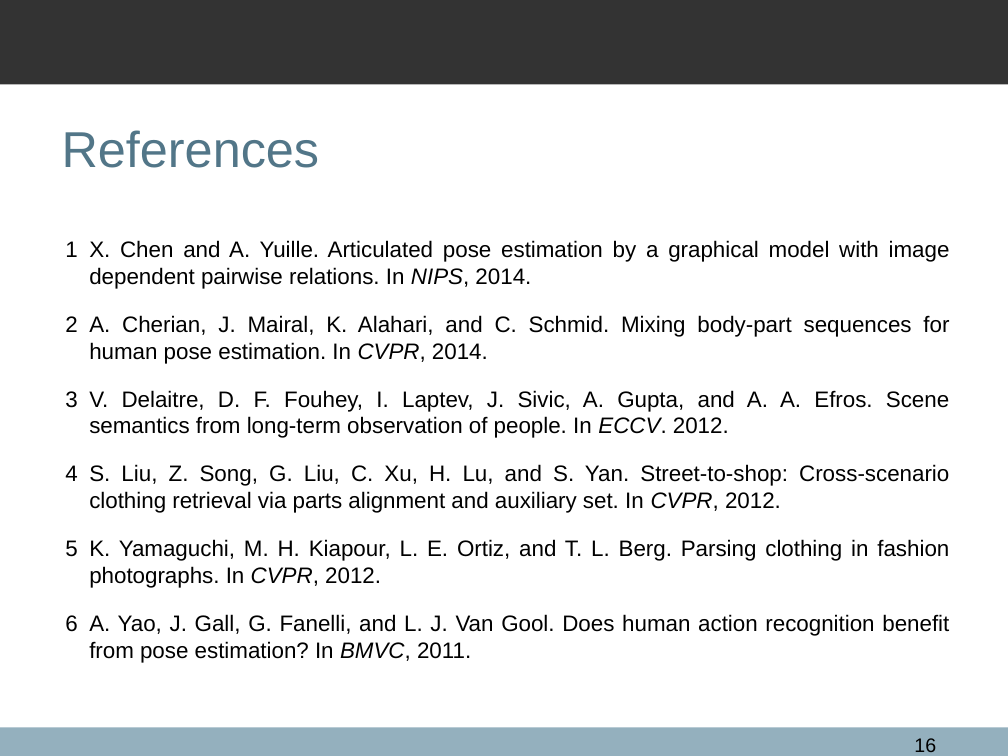
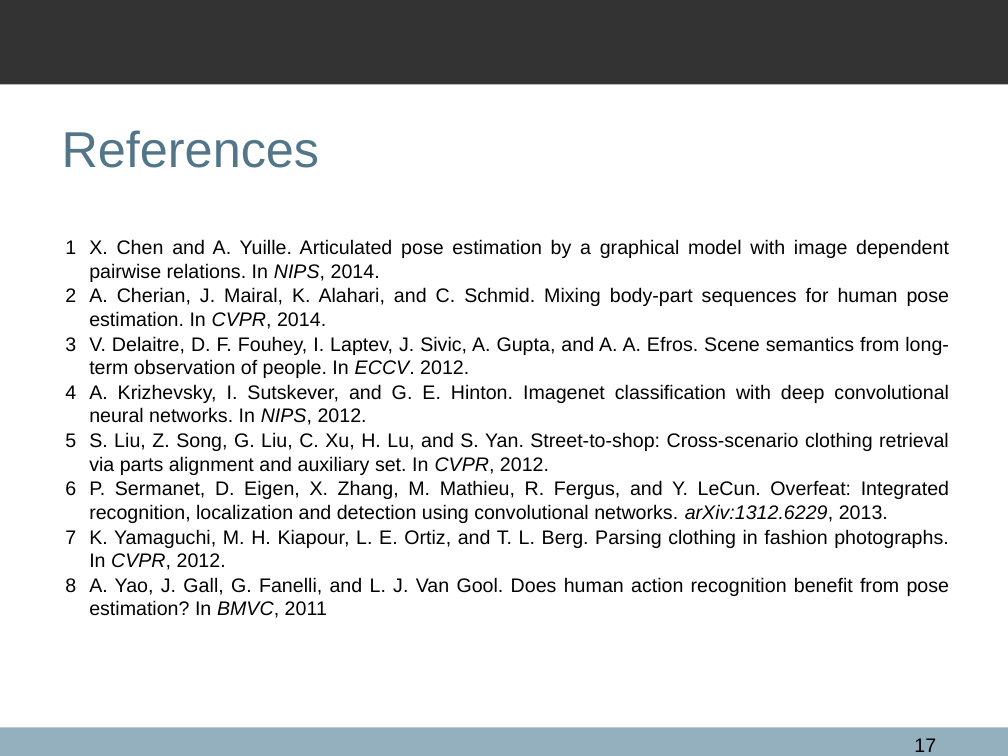
Before and after one commit to qxcv/comp2560, a slide deck: slide 17 of presentation/presentation.odp (slide 16 before the commit). Drawn at 1008x756 pixels with LibreOffice and Linux fonts; fonts in the diff are those of the drawing; background and template pictures are left out. Boxes give left, top, right and bottom in pixels: in the first picture for what was removed or moved away, otherwise in the second. Text is boxed around its words. In the diff, an @@ line names an element or a change of style, - is before the commit and + after.

```diff
--- a/presentation/presentation.odp
+++ b/presentation/presentation.odp
@@ text at [89,239,950,570]: size 16 to 14 pt in "X. Chen and A. Yuille. Articulated pose ...", "A. Cherian, J. Mairal, K. Alahari, and ...", "V. Delaitre, D. F. Fouhey, I. Laptev, ...", "S. Liu, Z. Song, G. Liu, C. ..." and 1 more places; less space between paragraphs @@
@@ text at [89,384,949,425]: paragraph added @@
+4 A. Krizhevsky, I. Sutskever, and G. E. Hinton. Imagenet classification with deep convolutional neural networks. In NIPS, 2012.
@@ text at [89,480,949,523]: paragraph added @@
+6 P. Sermanet, D. Eigen, X. Zhang, M. Mathieu, R. Fergus, and Y. LeCun. Overfeat: Integrated recognition, localization and detection using convolutional networks. arXiv:1312.6229, 2013.
@@ text at [89,577,950,618]: text changed; size 16 to 14 pt @@
-6 A. Yao, J. Gall, G. Fanelli, and L. J. Van Gool. Does human action recognition benefit from pose estimation? In BMVC, 2011.
+8 A. Yao, J. Gall, G. Fanelli, and L. J. Van Gool. Does human action recognition benefit from pose estimation? In BMVC, 2011
@@ page number at [914,738,936,752]: text changed @@
-16
+17
```
Also in this commit, not shown: 1 other slide changed, 3 slides added, 2 slides removed, 2 other files.
